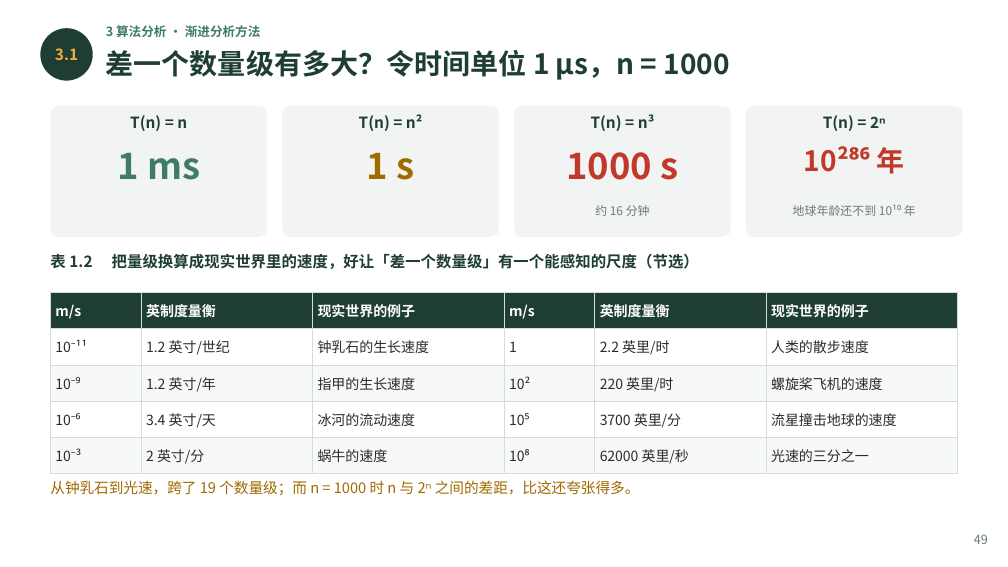
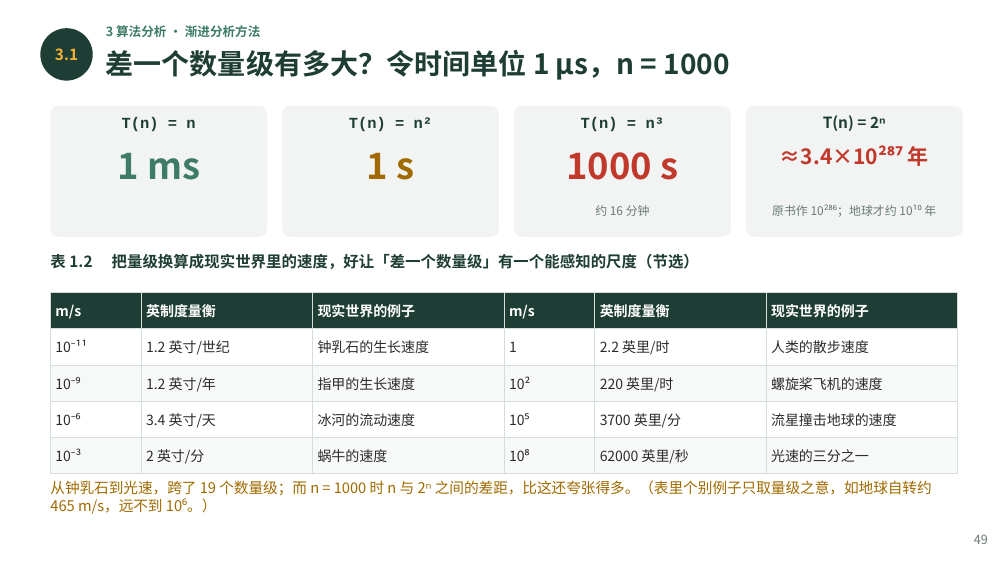
Before and after one commit to GMyhf/2026fall-cs201cq, a slide deck: slide 49 of courseware/202609_DSA_01_ADT_Floyd_Complexity.pptx. Drawn at 1008x567 pixels with LibreOffice and Linux fonts; fonts in the diff are those of the drawing. Boxes give left, top, right and bottom in pixels: in the first picture for what was removed or moved away, otherwise in the second. Text is boxed around its words. In the diff, an @@ line names an element or a change of style, - is before the commit and + after.

```diff
--- a/courseware/202609_DSA_01_ADT_Floyd_Complexity.pptx
+++ b/courseware/202609_DSA_01_ADT_Floyd_Complexity.pptx
@@ font Noto Sans CJK SC to Courier New in 3 elements at <box>122,117,195,131</box>, <box>349,117,432,131</box>, <box>581,117,664,131</box> @@
@@ text at <box>780,145,929,166</box>: text changed; size 20 to 15 pt @@
-10²⁸⁶ 年
+≈3.4×10²⁸⁷ 年
@@ text at <box>772,204,936,217</box>: text changed @@
-地球年龄还不到 10¹⁰ 年
+原书作 10²⁸⁶；地球才约 10¹⁰ 年
@@ text at <box>50,480,932,514</box>: text changed @@
-从钟乳石到光速，跨了 19 个数量级；而 n = 1000 时 n 与 2ⁿ 之间的差距，比这还夸张得多。
+从钟乳石到光速，跨了 19 个数量级；而 n = 1000 时 n 与 2ⁿ 之间的差距，比这还夸张得多。（表里个别例子只取量级之意，如地球自转约 465 m/s，远不到 10⁶。）
```
Also in this commit, not shown: 15 other slides changed.
